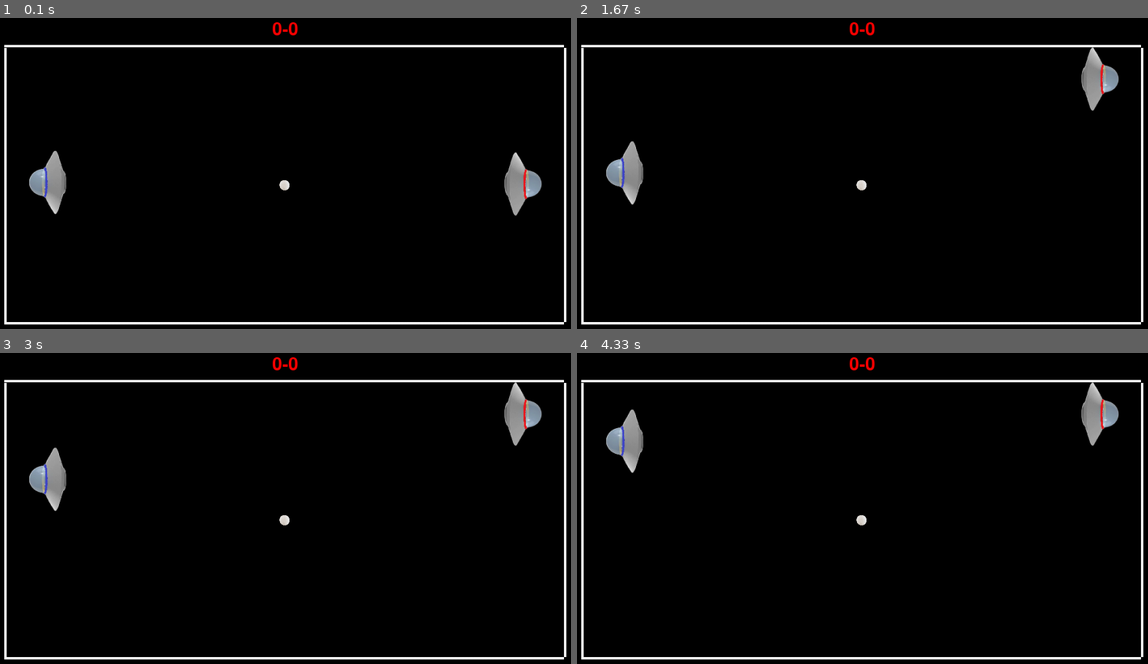
Above: before the commit, frames 1-4 (two rows, left to right).
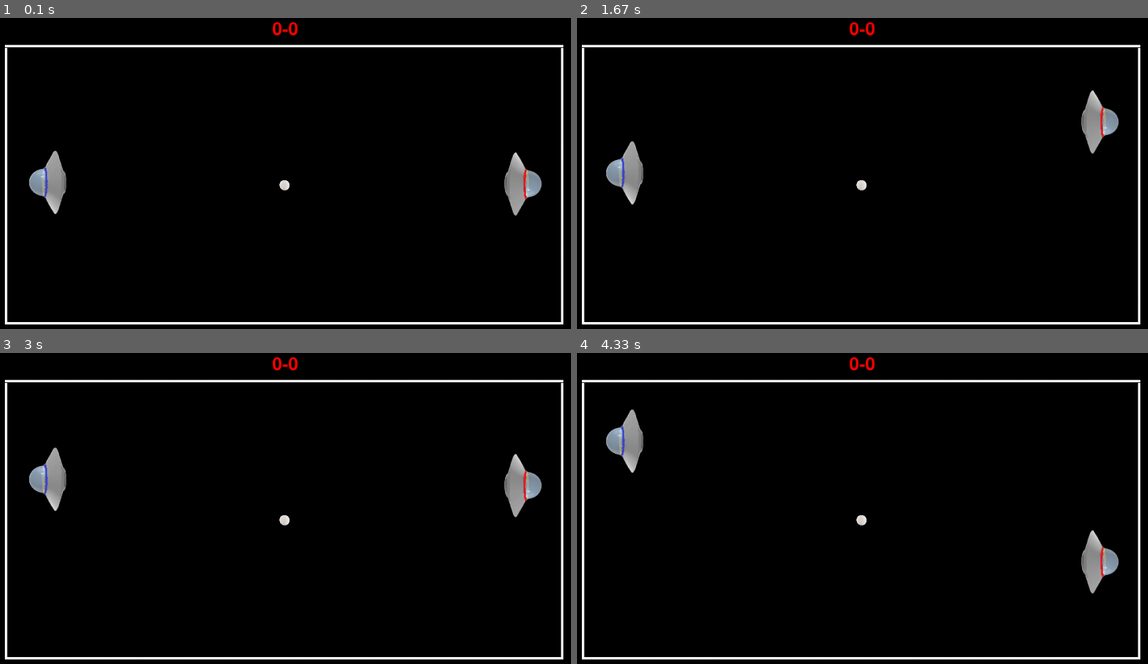
Above: after the commit, the same moments.

Repository: valera-creator/pygame_ping_pong
Game: pygame game, started from main.py
The game is run twice, just before and just after one commit, with the same random seed, the same clock (stepped at 60 frames per second) and the same inputs.
Inputs:
- Up to frame 1 (0.1 s): no input
- Up to frame 2 (1.67 s): hold Up 0.33-0.8 s; hold Up 0.83-1.2 s; tap W at 0.9, 1.3, 1.63 s; hold Up 1.23-1.53 s; hold Up from 1.57 s (still down)
- Up to frame 3 (3 s): release Up at 1.93 s; hold Up 1.97-2.27 s; tap W at 2.03, 2.37, 2.77 s; hold Up 2.3-2.67 s; hold Up from 2.7 s (still down)
- Up to frame 4 (4.33 s): release Up at 3 s; hold Up 3.03-3.4 s; tap W at 3.1, 3.5, 3.83, 4.23 s; hold Up 3.43-3.73 s; hold Up 3.77-4.13 s; hold Up from 4.17 s (still down)

The runs differ from the first frame. In frame 1, 1.2% of the frame differs, in the area x 0-100%, y 8-99%; in frame 2, 2.5%; in frame 3, 2.7%; in frame 4, 2.7%.

Commit message:
движение нло с картинками (работает с костылями)

Diff:
--- a/main.py
+++ b/main.py
@@ -68,14 +68,15 @@
                      color_image='red', width=width, height=height, horizontal_borders=horizontal_borders)
 
     # x
-    x = 55
+    x = 56
     y = 70
+    delta_x = 4
     delta_y = 5
 
     Border(all_sprites=all_sprites, horizontal_borders=horizontal_borders, vertical_borders=vertical_borders, x1=x,
            y1=y, x2=x, y2=height - y)
     Border(all_sprites=all_sprites, horizontal_borders=horizontal_borders, vertical_borders=vertical_borders,
-           x1=width - x, y1=y, x2=width - x, y2=height - y)
+           x1=width - x - delta_x, y1=y, x2=width - x - delta_x, y2=height - y)
     # y
 
     Border(all_sprites=all_sprites, horizontal_borders=horizontal_borders, vertical_borders=vertical_borders,
--- a/player.py
+++ b/player.py
@@ -45,7 +45,7 @@
         """
 
         if self.need_go:
-            if self.click and (self.up or self.down) and self.rect.y != 32 and self.rect.y != 376:
+            if self.click and (self.up or self.down) and 40 < self.rect.y < 376:
                 self.click = False
                 self.up, self.down = self.down, self.up
             self.click = False
